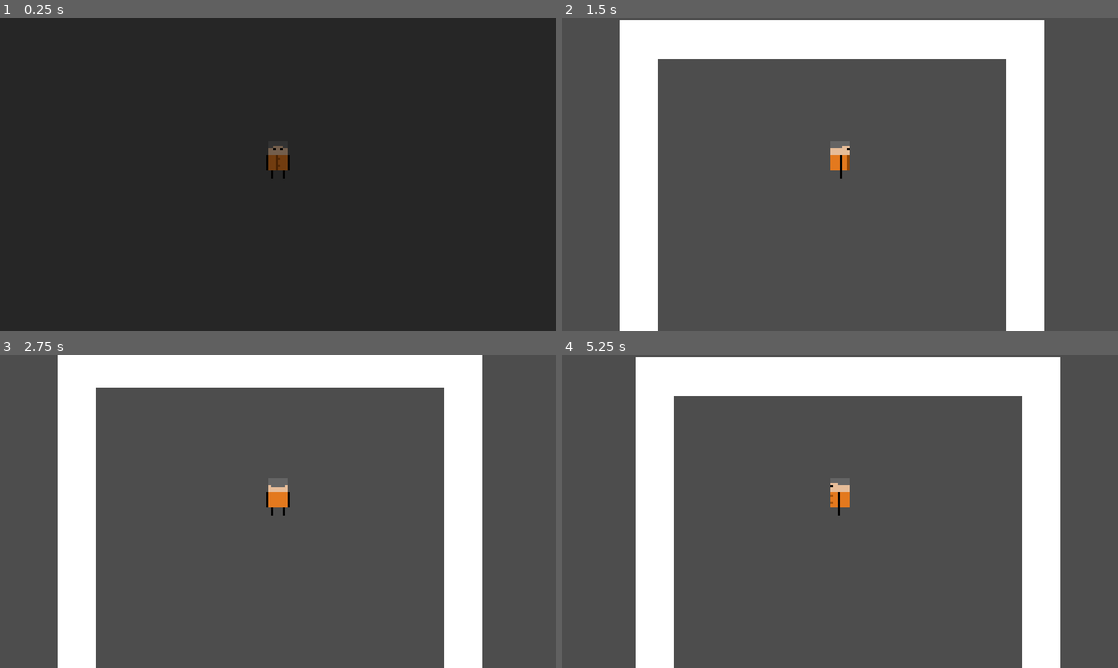
Above: before the commit, frames 1-4 (two rows, left to right).
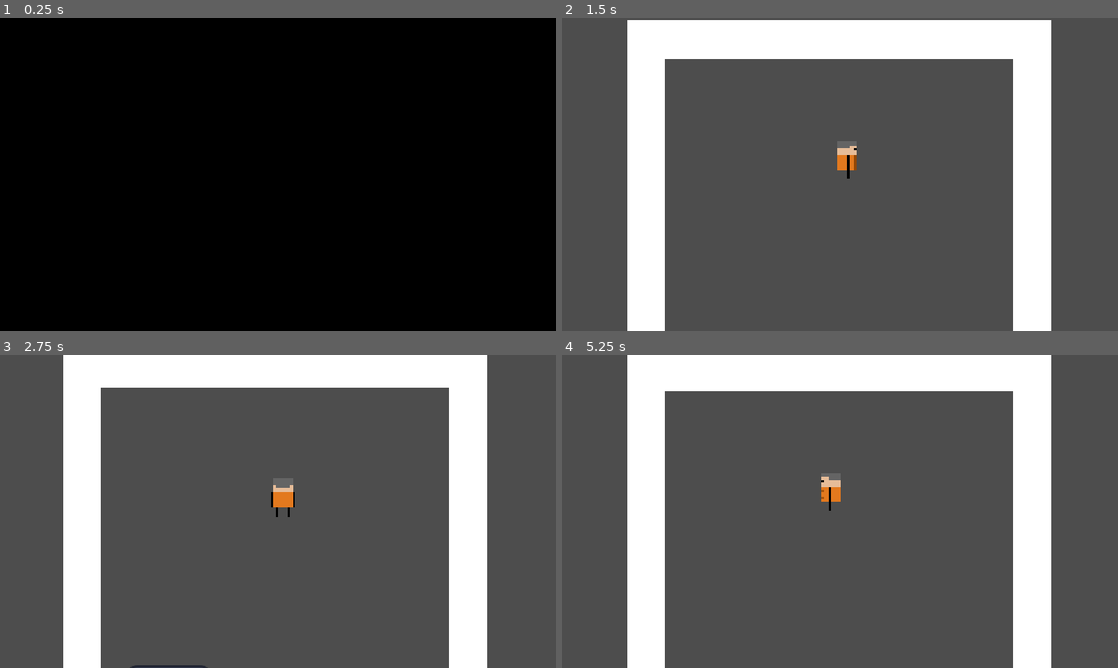
Above: after the commit, the same moments.

Repository: NakslolDev/Platonto
Game: Godot game, scene res://Escenas/main/main.tscn
Same seed, same stepped clock (60 frames per second), same inputs: the game is played once before the commit and once after it. The engine's default icon, where the game draws it, is replaced by a stand-in: a white triangle on a blue panel in a dark square.
Inputs:
- Up to frame 1 (0.25 s): no input
- Up to frame 2 (1.5 s): tap A (A) at 0.6 s; tap D (D) at 0.8, 1.35 s; tap Enter at 1.25 s
- Up to frame 3 (2.75 s): tap S (S) at 1.55, 2.1 s; tap W (W) at 2.3 s
- Up to frame 4 (5.25 s): tap Space at 2.75, 4.25 s; tap W (W) at 2.85 s; tap E (interact) at 3.05 s; tap Enter at 3.5, 5 s; hold E (interact) 3.53-4.28 s; tap Shift (run) at 3.8, 4.35 s; tap A (A) at 4.55, 5.1 s

The runs differ from the first frame. In frame 1, 100% of the frame differs, in the area x 0-100%, y 0-100%; in frame 2, 5.0%; in frame 3, 3.7%; in frame 4, 7.8%.

Commit message:
Dialog system event hitboxes
Signed-off-by: Daniel Blanco <dani.blanco.22.05@gmail.com>

Diff:
--- /dev/null
+++ b/Data/Dialogs.csv
@@ -0,0 +1,6 @@
+ID;texto
+ ;
+hola_01;hola que tal
+hola_02;Como "estas"
+hola_03;yo bien
+hola_04;Tengo algo muy importante que decir, pero tienes que callartelo. Por favor! Gracias
--- a/Escenas/Player/player.gd
+++ b/Escenas/Player/player.gd
@@ -6,6 +6,10 @@
 const RUNMULT = 2.0
 
 var movement: Vector2
+
+func _ready() -> void:
+	Actions.player_lock.connect(self._player_lock)
+	Actions.player_push_back.connect(self._player_push_back)
 
 func _physics_process(_delta: float) -> void:
 
@@ -23,3 +27,16 @@
 
 	velocity = movement * current_speed
 	move_and_slide()
+
+
+func _player_lock(lock: bool):
+	lock_movement = lock
+
+func _player_push_back():
+
+	var current_speed := SPEED
+	if Input.is_action_pressed("run"):
+		current_speed *= RUNMULT
+
+	velocity = movement * current_speed * -1
+	move_and_slide()
--- a/Escenas/RoomAsets/SceneChanger/scene_changer.gd
+++ b/Escenas/RoomAsets/SceneChanger/scene_changer.gd
@@ -1,12 +1,27 @@
 extends Area2D
 
 @export var to_scene: String
+@export var interactable := false
+
+var player_in := false
 
 @onready var root_node = get_tree().get_current_scene()
 
 func _on_area_entered(area: Area2D) -> void:
 	if area.name == "PlayerDetect":
+		if interactable:
+			player_in = true
+		else:
+			call_deferred("_change_room_deferred", to_scene)
+
+func _on_area_exited(area: Area2D) -> void:
+	if area.name == "PlayerDetect":
+		player_in = false
+
+func _input(event: InputEvent) -> void:
+	if event.is_action_pressed("interact") and interactable and player_in:
 		call_deferred("_change_room_deferred", to_scene)
+
 
 func _change_room_deferred(room_name: String) -> void:
 	root_node.change_room(room_name)
--- a/Escenas/RoomAsets/SceneChanger/scene_changer.tscn
+++ b/Escenas/RoomAsets/SceneChanger/scene_changer.tscn
@@ -13,3 +13,4 @@
 shape = SubResource("RectangleShape2D_frn7o")
 
 [connection signal="area_entered" from="." to="." method="_on_area_entered"]
+[connection signal="area_exited" from="." to="." method="_on_area_exited"]
--- /dev/null
+++ b/Escenas/RoomAsets/interact_colider/interact_colider.gd
@@ -0,0 +1,55 @@
+extends Area2D
+
+@export var actions: Array[HitboxEvent]
+@export var text_id: String
+@export var auto := false
+
+@export var game_state: Array[GameVariables]
+@export var mision := Gamestate.mision.ALL
+
+var player_in := false
+var active: bool
+
+func _ready() -> void:
+	check_active()
+
+func _on_area_entered(area: Area2D) -> void:
+	if area.name == "PlayerDetect":
+		player_in = true
+		if auto:
+			activate()
+
+func _on_area_exited(area: Area2D) -> void:
+	if area.name == "PlayerDetect":
+		player_in = false
+
+func _input(event: InputEvent) -> void:
+	if event.is_action_pressed("interact") and not auto and player_in:
+		activate()
+
+func activate():
+
+	if not active:
+		return
+
+	for event in actions:
+		event.execute()
+
+	if text_id != "":
+		Actions.show_text(text_id)
+
+func check_active():
+
+	active = true
+
+	if mision != Gamestate.mision.ALL and mision != Gamestate.current_mision:
+		active = false
+		return
+
+	for item in game_state:
+
+		var variable = Gamestate.get(item.name)
+
+		if variable != null and variable != item.need:
+			active = false
+			return
--- /dev/null
+++ b/Escenas/RoomAsets/interact_colider/interact_colider.tscn
@@ -0,0 +1,16 @@
+[gd_scene load_steps=3 format=3 uid="uid://n0d3287r3s5k"]
+
+[ext_resource type="Script" uid="uid://bfneoxgrp0lsc" path="res://Escenas/RoomAsets/interact_colider/interact_colider.gd" id="1_58661"]
+
+[sub_resource type="RectangleShape2D" id="RectangleShape2D_thrl1"]
+
+[node name="InteractColider" type="Area2D"]
+collision_layer = 2
+collision_mask = 2
+script = ExtResource("1_58661")
+
+[node name="CollisionShape2D" type="CollisionShape2D" parent="."]
+shape = SubResource("RectangleShape2D_thrl1")
+
+[connection signal="area_entered" from="." to="." method="_on_area_entered"]
+[connection signal="area_exited" from="." to="." method="_on_area_exited"]
--- a/Escenas/Rooms/Debug/Debug.tscn
+++ b/Escenas/Rooms/Debug/Debug.tscn
@@ -1,8 +1,10 @@
-[gd_scene load_steps=6 format=4 uid="uid://d1y45ilycwciq"]
+[gd_scene load_steps=9 format=4 uid="uid://d1y45ilycwciq"]
 
-[ext_resource type="Texture2D" uid="uid://bjd76shkn53j3" path="res://Sprites/TextureAtlas/TextureAtlas.png" id="1_5lyy6"]
+[ext_resource type="Texture2D" uid="uid://ctbhwkggeo75m" path="res://Sprites/TextureAtlas/TextureAtlas.png" id="1_5lyy6"]
 [ext_resource type="Texture2D" uid="uid://bn5a6m7g4xscx" path="res://icon.svg" id="3_7dxi0"]
 [ext_resource type="PackedScene" uid="uid://dpa46r3hc1jf2" path="res://Escenas/RoomAsets/SceneChanger/scene_changer.tscn" id="3_c0fs1"]
+[ext_resource type="PackedScene" uid="uid://n0d3287r3s5k" path="res://Escenas/RoomAsets/interact_colider/interact_colider.tscn" id="4_ydjxa"]
+[ext_resource type="Script" uid="uid://dyy6wjgl3kpu" path="res://GlobalScripts/interactcallable.gd" id="5_c0fs1"]
 
 [sub_resource type="TileSetAtlasSource" id="TileSetAtlasSource_5lyy6"]
 texture = ExtResource("1_5lyy6")
@@ -12,6 +14,12 @@
 [sub_resource type="TileSet" id="TileSet_7dxi0"]
 physics_layer_0/collision_layer = 1
 sources/1 = SubResource("TileSetAtlasSource_5lyy6")
+
+[sub_resource type="Resource" id="Resource_c0fs1"]
+script = ExtResource("5_c0fs1")
+method = &"text_freeze_player_ff"
+method = &"text_freeze_player_ff"
+metadata/_custom_type_script = "uid://dyy6wjgl3kpu"
 
 [node name="Debug" type="Node2D"]
 
@@ -31,6 +39,19 @@
 position = Vector2(-2.670288e-05, -5.2452087e-06)
 scale = Vector2(3.657143, 5.3333335)
 to_scene = "TestHall"
+interactable = true
+
+[node name="Icon2" type="Sprite2D" parent="YSort"]
+position = Vector2(-20.000008, 79)
+scale = Vector2(0.2734375, 0.1875)
+texture = ExtResource("3_7dxi0")
+
+[node name="InteractColider" parent="YSort/Icon2" instance=ExtResource("4_ydjxa")]
+position = Vector2(2.861023e-05, 0)
+scale = Vector2(5.534855, 6.3333335)
+actions = Array[ExtResource("5_c0fs1")]([SubResource("Resource_c0fs1")])
+text_id = "hola"
+auto = true
 
 [node name="SpawnPoints" type="Node" parent="."]
 
--- a/Escenas/TextBox/TextBox.tscn
+++ b/Escenas/TextBox/TextBox.tscn
@@ -1,7 +1,8 @@
-[gd_scene load_steps=4 format=3 uid="uid://ueoi3s0r0l47"]
+[gd_scene load_steps=5 format=3 uid="uid://ueoi3s0r0l47"]
 
 [ext_resource type="Script" uid="uid://bkqgugaqouqgh" path="res://Escenas/TextBox/text_box.gd" id="1_kjw2d"]
 [ext_resource type="Theme" uid="uid://hnjog2hko8rb" path="res://resources/encripted.tres" id="1_q4qu7"]
+[ext_resource type="Script" uid="uid://dc2e5hn4wjtdw" path="res://Escenas/TextBox/rich_text_label.gd" id="3_62g67"]
 
 [sub_resource type="StyleBoxFlat" id="StyleBoxFlat_kjw2d"]
 bg_color = Color(0, 0, 0, 1)
@@ -11,7 +12,7 @@
 border_width_bottom = 5
 border_color = Color(1, 1, 1, 1)
 
-[node name="TextBox" type="Control"]
+[node name="TextBox" type="Control" node_paths=PackedStringArray("label")]
 texture_filter = 1
 layout_mode = 3
 anchors_preset = 15
@@ -20,6 +21,7 @@
 grow_horizontal = 2
 grow_vertical = 2
 script = ExtResource("1_kjw2d")
+label = NodePath("Panel/RichTextLabel")
 
 [node name="Panel" type="Panel" parent="."]
 layout_mode = 0
@@ -42,3 +44,4 @@
 grow_vertical = 2
 theme = ExtResource("1_q4qu7")
 scroll_active = false
+script = ExtResource("3_62g67")
--- /dev/null
+++ b/Escenas/TextBox/rich_text_label.gd
@@ -0,0 +1,46 @@
+extends RichTextLabel
+
+signal dialog_done
+
+var done: bool
+var active := false
+
+func print_text(dialog: String):
+
+	done = false
+
+	visible_characters = 0
+
+	text = dialog
+
+	while visible_characters < text.length():
+
+		var text_shown = text.substr(0, visible_characters)
+		var last_char = text_shown[-1] if text_shown.length() > 0 else ""
+
+		var time := calculate_time(last_char)
+
+		await get_tree().create_timer(time).timeout
+
+		active = true
+
+		visible_characters += 1
+
+	done = true
+
+func calculate_time(character: String) -> float:
+	if character == ",":
+		return 0.2
+	if character == "." or character == "!" or character == "?":
+		return 0.5
+	return 0.08
+
+func _input(event: InputEvent) -> void:
+	if not active:
+		return
+	if event.is_action_pressed("interact"):
+		if done:
+			emit_signal("dialog_done")
+			active = false
+		else:
+			visible_characters = text.length()
--- a/Escenas/TextBox/text_box.gd
+++ b/Escenas/TextBox/text_box.gd
@@ -1,6 +1,39 @@
 extends Control
 
+@export var label: RichTextLabel
+var printing := false
 
 # Called when the node enters the scene tree for the first time.
 func _ready() -> void:
+	Actions.text.connect(self._show_text)
 	visible = false
+	printing = false
+
+
+func _show_text(id: String):
+
+	if printing:
+		return
+
+	printing = true
+	visible = true
+	var i := 1
+
+	while printing:
+		var dialog = Dialogs.get_dialog(id + "_" + str(i).pad_zeros(2))
+
+		print("--")
+		print("printing id: ", id + "_" + str(i).pad_zeros(2))
+		print("text:", dialog)
+		print("--")
+
+		if dialog == "Something went wrong... (id non existent)":
+			printing = false
+			visible = false
+			Actions.emit_signal("text_finished")
+			return
+
+		label.print_text(dialog)
+		await label.dialog_done
+
+		i += 1
--- a/Escenas/main/camera_2d.gd
+++ b/Escenas/main/camera_2d.gd
@@ -2,6 +2,23 @@
 
 @export var player: CharacterBody2D
 
+@export var radius := 2.0
+@export var speed := 5.0
+
+@export var chat_gpt := false
+
+func locate():
+	position = player.position
+
 # Called every frame. 'delta' is the elapsed time since the previous frame.
-func _process(_delta: float) -> void:
-	position = player.position
+func _physics_process(delta: float) -> void:
+
+	if player.position.x < position.x - radius:
+		position.x -= delta * speed * absf(player.position.x - (position.x - radius))
+	if player.position.x > position.x + radius:
+		position.x += delta * speed * absf(player.position.x - (position.x + radius))
+
+	if player.position.y < position.y - radius:
+		position.y -= delta * speed * absf(player.position.y - (position.y - radius))
+	if player.position.y > position.y + radius:
+		position.y += delta * speed * absf(player.position.y - (position.y + radius))
--- a/Escenas/main/main.gd
+++ b/Escenas/main/main.gd
@@ -14,6 +14,7 @@
 
 @export var player: CharacterBody2D
 @export var transition: Node
+@export var camera: Camera2D
 
 func _ready():
 	change_room("Debug")
@@ -34,6 +35,9 @@
 	logic_change(true)
 
 func load_room(index: int) -> void:
+
+	print(current_room, " <- ", last_room)
+
 	if current_room_instance:
 		current_room_instance.queue_free()
 
@@ -47,13 +51,12 @@
 
 func locate_player():
 
-	print(current_room, last_room)
-
 	var spawns := current_room_instance.get_node("SpawnPoints")
 	if spawns.has_node(last_room):
 		player.global_position = spawns.get_node(last_room).global_position
 	else:
 		player.global_position = spawns.get_node("default").global_position
+	camera.locate()
 
 func logic_change(trans_ended: bool):
 	player.lock_movement = !trans_ended
--- a/Escenas/main/main.tscn
+++ b/Escenas/main/main.tscn
@@ -5,20 +5,22 @@
 [ext_resource type="PackedScene" uid="uid://bg3tdup37qiuv" path="res://Escenas/Player/Player.tscn" id="2_83cwb"]
 [ext_resource type="PackedScene" uid="uid://c10sx6x3qipq7" path="res://Escenas/Rooms/TestHall/test_hall.tscn" id="3_2we06"]
 [ext_resource type="PackedScene" uid="uid://d1y45ilycwciq" path="res://Escenas/Rooms/Debug/Debug.tscn" id="4_bwgev"]
-[ext_resource type="Texture2D" uid="uid://bjd76shkn53j3" path="res://Sprites/TextureAtlas/TextureAtlas.png" id="6_ocu4p"]
+[ext_resource type="Texture2D" uid="uid://ctbhwkggeo75m" path="res://Sprites/TextureAtlas/TextureAtlas.png" id="6_ocu4p"]
 [ext_resource type="PackedScene" uid="uid://ueoi3s0r0l47" path="res://Escenas/TextBox/TextBox.tscn" id="6_qas0q"]
 [ext_resource type="Script" uid="uid://16r0102ekdji" path="res://Escenas/main/transition.gd" id="7_fsthx"]
 
-[node name="Main" type="Node" node_paths=PackedStringArray("player", "transition")]
+[node name="Main" type="Node" node_paths=PackedStringArray("player", "transition", "camera")]
 script = ExtResource("1_2we06")
 rooms = Array[PackedScene]([ExtResource("4_bwgev"), ExtResource("3_2we06")])
 player = NodePath("Player")
 transition = NodePath("CanvasLayer/Transition")
+camera = NodePath("Camera2D")
 
 [node name="Camera2D" type="Camera2D" parent="." node_paths=PackedStringArray("player")]
 zoom = Vector2(5, 5)
 script = ExtResource("1_2of3d")
 player = NodePath("../Player")
+radius = 2.1
 
 [node name="Player" parent="." instance=ExtResource("2_83cwb")]
 position = Vector2(2, 0)
--- a/Escenas/main/transition.gd
+++ b/Escenas/main/transition.gd
@@ -3,7 +3,7 @@
 const FADE_DURATION := 0.5
 
 func _ready():
-	modulate.a = 0.0
+	modulate.a = 1.0
 	visible = true
 
 func fade_in():
--- /dev/null
+++ b/GlobalScripts/actions.gd
@@ -0,0 +1,25 @@
+extends Node
+
+signal text(String)
+signal player_lock(lock: bool)
+signal text_finished
+signal player_push_back
+
+func show_text(id: String):
+	emit_signal("text", id)
+
+func freeze_player_ff():
+	emit_signal("player_lock", true)
+
+func unfreeze_player_ff():
+	emit_signal("player_lock", false)
+
+func text_freeze_player_ff():
+	emit_signal("player_lock", true)
+	print("hola")
+	await text_finished
+	print("chao")
+	emit_signal("player_lock", false)
+
+func player_push_back_ff():
+	emit_signal("player_push_back")
--- /dev/null
+++ b/GlobalScripts/dialogs.gd
@@ -0,0 +1,32 @@
+extends Node
+
+const ROUT := "res://Data/"
+const NAME := "Dialogs.csv" # al tener 2, está un poco más organizado
+
+func get_dialog(row_id: String) -> String:
+	var path := ROUT + NAME
+	var file := FileAccess.open(path, FileAccess.READ)
+	if file == null:
+		push_warning("No se pudo abrir el archivo CSV: " + path)
+		return "Something went wrong... (CSV not found)"
+
+	# Saltar cabecera
+	if file.eof_reached():
+		file.close()
+		return "Something went wrong... (empty CSV)"
+	file.get_csv_line(";")
+
+	const COL_INDEX := 1
+
+	while not file.eof_reached():
+		var columns := file.get_csv_line(";")
+		if columns.size() <= COL_INDEX:
+			continue
+
+		if columns[0].strip_edges() == row_id:
+			var cell := columns[COL_INDEX].strip_edges()
+			file.close()
+			return cell if cell != "" else "Something went wrong... (empty cell)"
+
+	file.close()
+	return "Something went wrong... (id non existent)"
--- /dev/null
+++ b/GlobalScripts/gamestate.gd
@@ -0,0 +1,7 @@
+extends Node
+
+enum mision {ALL, NONE, WAITING_ON_CELL, }
+# all es para el interact_colider
+var current_mision := mision.WAITING_ON_CELL
+
+var hola := true
--- /dev/null
+++ b/GlobalScripts/interactcallable.gd
@@ -0,0 +1,30 @@
+@tool
+extends Resource
+class_name HitboxEvent
+
+@export var method: StringName
+@export var args: Array = []
+
+func _get_property_list():
+	var props := []
+	var methods := Actions.get_method_list()
+
+	var method_names: Array[String] = []
+	for m in methods:
+		if m.name.ends_with("_ff"):   # Filtra solo funciones definidas en tu script
+			method_names.append(m.name)
+
+	props.append({
+		"name": "method",
+		"type": TYPE_STRING,
+		"hint": PROPERTY_HINT_ENUM,
+		"hint_string": ",".join(method_names)
+	})
+
+	return props
+
+func execute():
+	if Actions.has_method(method):
+		Actions.callv(method, args)
+	else:
+		push_warning("Evento no encontrado: %s" % method)
--- /dev/null
+++ b/GlobalScripts/variableresource.gd
@@ -0,0 +1,5 @@
+extends Resource
+class_name GameVariables
+
+@export var name: String = ""
+@export var need: bool = true
--- a/node_2d.gd
+++ /dev/null
@@ -1,11 +0,0 @@
-extends Node
-
-
-# Called when the node enters the scene tree for the first time.
-func _ready() -> void:
-	pass # Replace with function body.
-
-
-# Called every frame. 'delta' is the elapsed time since the previous frame.
-func _process(delta: float) -> void:
-	pass
--- a/project.godot
+++ b/project.godot
@@ -15,6 +15,12 @@
 config/features=PackedStringArray("4.5", "Forward Plus")
 boot_splash/bg_color=Color(0.14117648, 0.14117648, 0.14117648, 0)
 config/icon="res://icon.svg"
+
+[autoload]
+
+Dialogs="*res://GlobalScripts/dialogs.gd"
+Actions="*res://GlobalScripts/actions.gd"
+Gamestate="*res://GlobalScripts/gamestate.gd"
 
 [display]
 
@@ -50,6 +56,7 @@
 "deadzone": 0.2,
 "events": [Object(InputEventKey,"resource_local_to_scene":false,"resource_name":"","device":-1,"window_id":0,"alt_press …(192 unchanged characters)…
 , Object(InputEventKey,"resource_local_to_scene":false,"resource_name":"","device":-1,"window_id":0,"alt_pressed":false …(182 unchanged characters)…
+, Object(InputEventKey,"resource_local_to_scene":false,"resource_name":"","device":-1,"window_id":0,"alt_pressed":false,"shift_pressed":false,"ctrl_pressed":false,"meta_pressed":false,"pressed":false,"keycode":0,"physical_keycode":4194309,"key_label":0,"unicode":0,"location":0,"echo":false,"script":null)
 ]
 }
 run={
Not shown: 1 places in Escenas/Player/Player.tscn that only renumber resources
Not shown, added: Escenas/RoomAsets/interact_colider/interact_colider.gd.uid
Not shown: 1 places in Escenas/Rooms/TestHall/test_hall.tscn that only renumber resources
Not shown, added: Escenas/TextBox/rich_text_label.gd.uid
Not shown, added: GlobalScripts/actions.gd.uid
Not shown, added: GlobalScripts/dialogs.gd.uid
Not shown, added: GlobalScripts/gamestate.gd.uid
Not shown, added: GlobalScripts/interactcallable.gd.uid
Not shown, added: GlobalScripts/variableresource.gd.uid
Not shown, removed: node_2d.gd.uid
